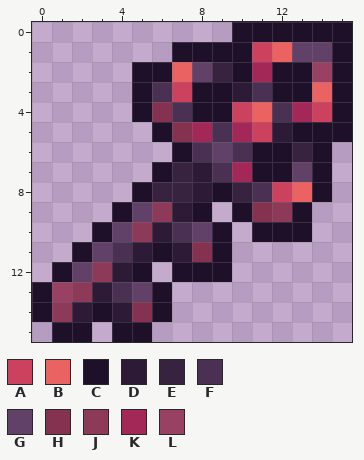
Edited in one commit: pixel-art sprite (assets/spellvox/textures/custom/items/crates/keys/key_wheel.png). Above: the version before the commit.
The file is 16x16 pixels.
Palette (. is transparent): A #cc425e  B #ea6262  C #1f102a  D #2c1a36  E #372240  F #4a3052  G #614168  H #84324f  J #8d3958  K #a32858  L #984163
After:
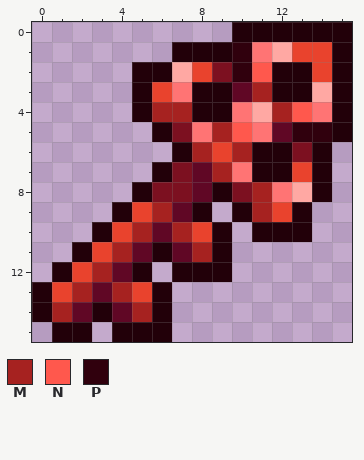
Colours new in this view: M #a62220  N #ff584d  P #30000d
Change:
colour A: #cc425e -> #ff7474
colour B: #ea6262 -> #ffa8a3
colour C: #1f102a -> #220009
colour D: #2c1a36 -> #600725
colour E: #372240 -> #7c1020
colour G: #614168 -> #e9432d
Changed rows in their new state; - is a pixel that keeps its letter.
first column x 1:
 1 ---------P----
 2 ---------PN--G
 3 -----G----M---
 4 -----MM----MN-
 5 ------EAMN--PP
 6 -------M-M----
 7 --------MA----
 8 ----------M---
 9 -----M----MG--
10 ----M-M-------
11 ---M---M------
12 --M-----------
13 GM-M----------
14 M---M---------
15 -----C--------
Where, in picture pixels (left, top, right, bottom), the same in both pictures:
changed: (32, 22, 352, 342)
